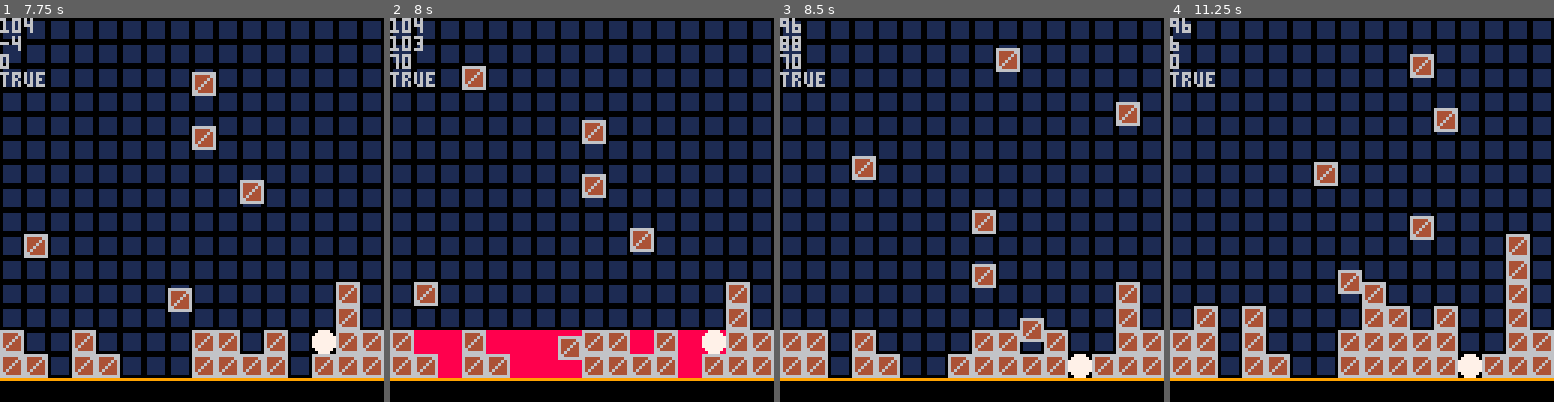
Above: before the commit, frames 1-4 (left to right).
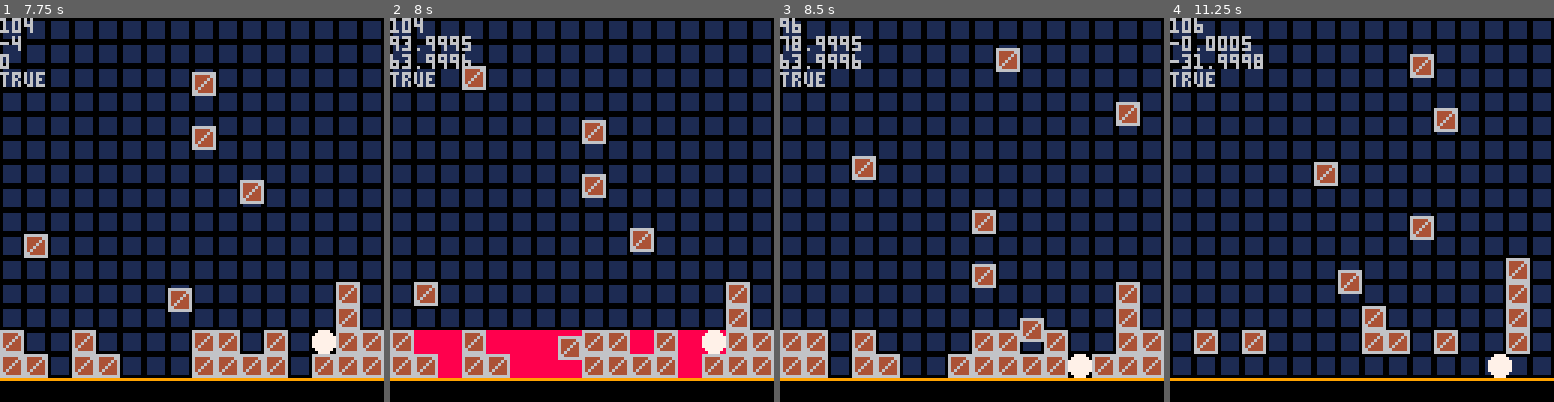
Above: after the commit, the same moments.

Repository: alstonStone/pico8_T-Jump
Game: PICO-8 cartridge t-jump.p8
Same seed, same stepped clock (60 frames per second), same inputs: the game is played once before the commit and once after it.
Inputs:
- Up to frame 1 (7.75 s): tap X (X key) at 0.33, 1.07, 1.85, 2.97, 4.08, 5.2, 6.32, 7.43 s; hold Right 1.6-2.1 s; hold Right 2.47-3.03 s; hold Left 3.08-3.58 s; hold Right 4.02-4.68 s; hold Left 5.08-5.68 s; hold Right 6.08-6.58 s; hold Right 6.63-7.13 s; hold Right from 7.5 s (still down)
- Up to frame 2 (8 s): keep holding Right
- Up to frame 3 (8.5 s): release Right at 8.07 s; hold Left from 8.12 s (still down)
- Up to frame 4 (11.25 s): tap X (X key) at 8.55, 9.67, 10.78 s; release Left at 8.62 s; hold Right 9.05-9.72 s; hold Left 10.12-10.72 s; hold Right from 11.12 s (still down)

Frame 1 is identical in both runs. In frame 2, 0.7% of the frame differs, in the area x 0-22%, y 4-14%; in frame 3, 0.6%; in frame 4, 9.9%, in the area x 0-100%, y 0-94%.

Commit message:
Outlining game over

Diff:
--- a/t-jump.p8
+++ b/t-jump.p8
@@ -336,7 +336,7 @@
 	update=function(self)
 		self.time_left-=1
 		if self.time_left<=0 then
-			kl_init(difficulty,1.75)
+			kl_init(difficulty,1.6)
 			--self.time_left=self.start_time
 			self.time_left=seconds*60
 		end
@@ -410,6 +410,10 @@
 	end
 end
 
+
+
+-->8
+--game over--
 
 
 __gfx__
